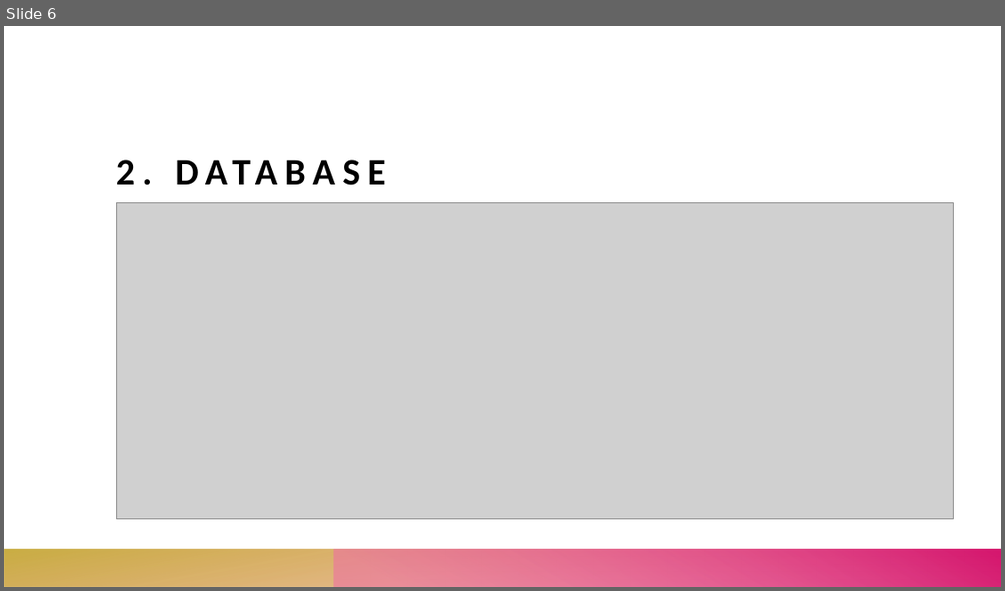
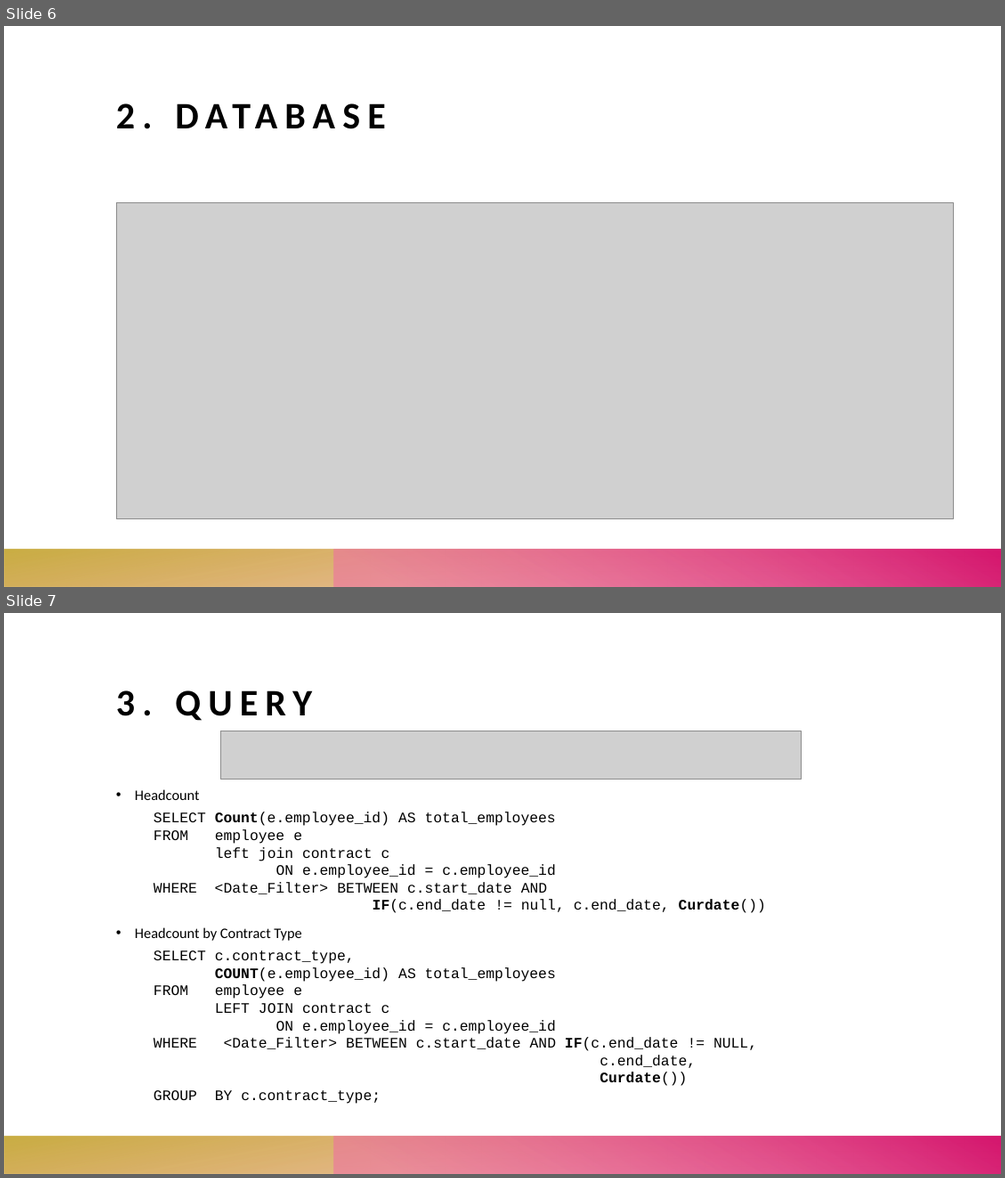
Before and after one commit to thuanpham113/J2YB, a slide deck: MentorShip Program/Exam 2/Exam 2.pptx. Shown one above the other, each under a label of ours: slide 6 before the commit, slides 6 and 7 after it. The pictures are 1005x591 and 1005x1178 pixels, drawn with LibreOffice and Linux fonts; fonts in the diff are those of the drawing; grey boxes stand for pictures. Boxes give left, top, right and bottom in pixels: in the first picture for what was removed or moved away, otherwise in the second. Text is boxed around its words. In the diff, an @@ line names an element or a change of style, - is before the commit and + after.

Commit message:
update query

```diff
--- a/MentorShip Program/Exam 2/Exam 2.pptx
+++ b/MentorShip Program/Exam 2/Exam 2.pptx
@@ slide 7 added at box(4, 613, 1001, 1174), background #FFFFFF; not listed: 2 template elements that a slide beside it also shows @@
@@ title added at box(116, 690, 312, 721), 36 pt, text #000000, bold @@
+3. QUERY
@@ picture added at box(220, 731, 801, 779) @@
@@ text added at box(135, 789, 766, 1103), 14 pt, text #000000 @@
+• Headcount
+  SELECT Count(e.employee_id) AS total_employees
+  FROM employee e
+  left join contract c
+  ON e.employee_id = c.employee_id
+  WHERE <Date_Filter> BETWEEN c.start_date AND
+  IF(c.end_date != null, c.end_date, Curdate())
+• Headcount by Contract Type
+  SELECT c.contract_type,
+  COUNT(e.employee_id) AS total_employees
+  FROM employee e
+  LEFT JOIN contract c
+  ON e.employee_id = c.employee_id
+  WHERE <Date_Filter> BETWEEN c.start_date AND IF(c.end_date != NULL,
+  c.end_date,
+  Curdate())
+  GROUP BY c.contract_type;
@@ slide 6 changed as well @@
@@ title "2. DATABASE" at box(116, 103, 135, 128): vertical alignment bottom to top @@
```
Also in this commit, not shown: 5 other slides changed, 5 other slides added, 1 other file.
